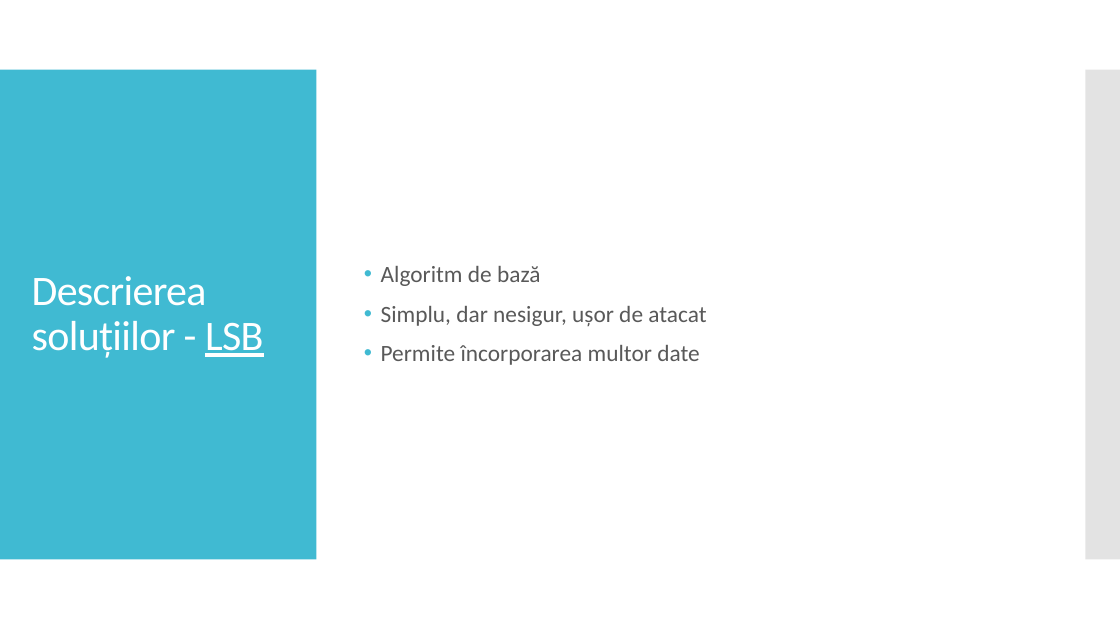
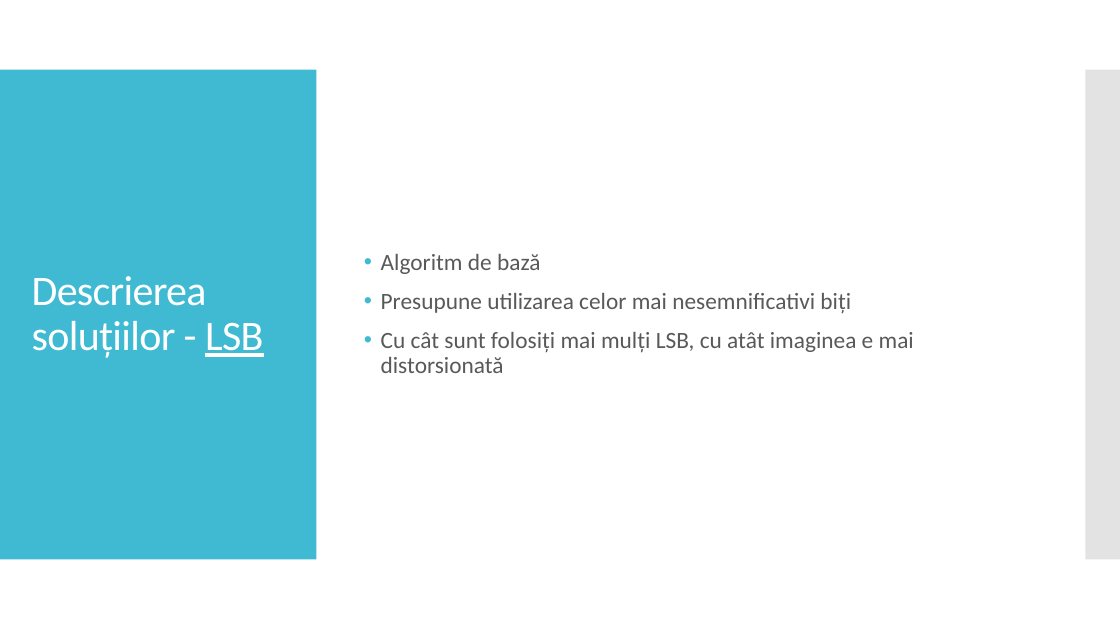
Before and after one commit to AlexDomnaru/StegoAlgorithms, a slide deck: slide 10 of Licenta2018DomnaruAlexandru/Prezentare.pptx. Drawn at 1120x630 pixels with LibreOffice and Linux fonts; fonts in the diff are those of the drawing. Boxes give left, top, right and bottom in pixels: in the first picture for what was removed or moved away, otherwise in the second. Text is boxed around its words. In the diff, an @@ line names an element or a change of style, - is before the commit and + after.

```diff
--- a/Licenta2018DomnaruAlexandru/Prezentare.pptx
+++ b/Licenta2018DomnaruAlexandru/Prezentare.pptx
@@ text at (x1=381, y1=293, x2=914, y2=373): text changed @@
-• Simplu, dar nesigur, ușor de atacat
-• Permite încorporarea multor date
+• Presupune utilizarea celor mai nesemnificativi biți
+• Cu cât sunt folosiți mai mulți LSB, cu atât imaginea e mai distorsionată
```
Also in this commit, not shown: 8 other slides changed, 3 slides added, 15 other files.
